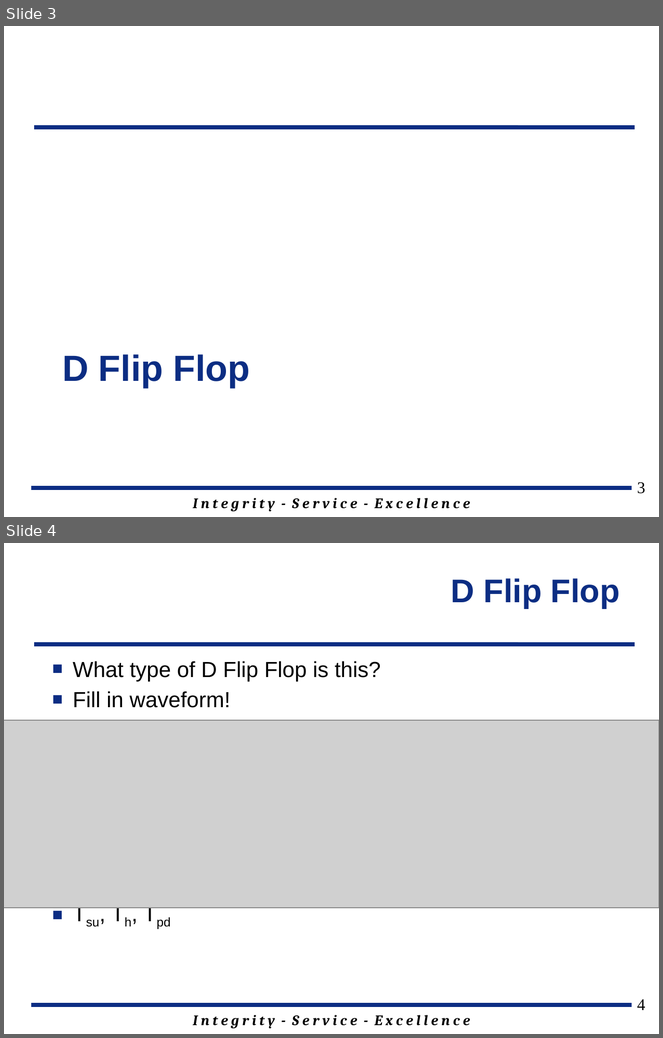
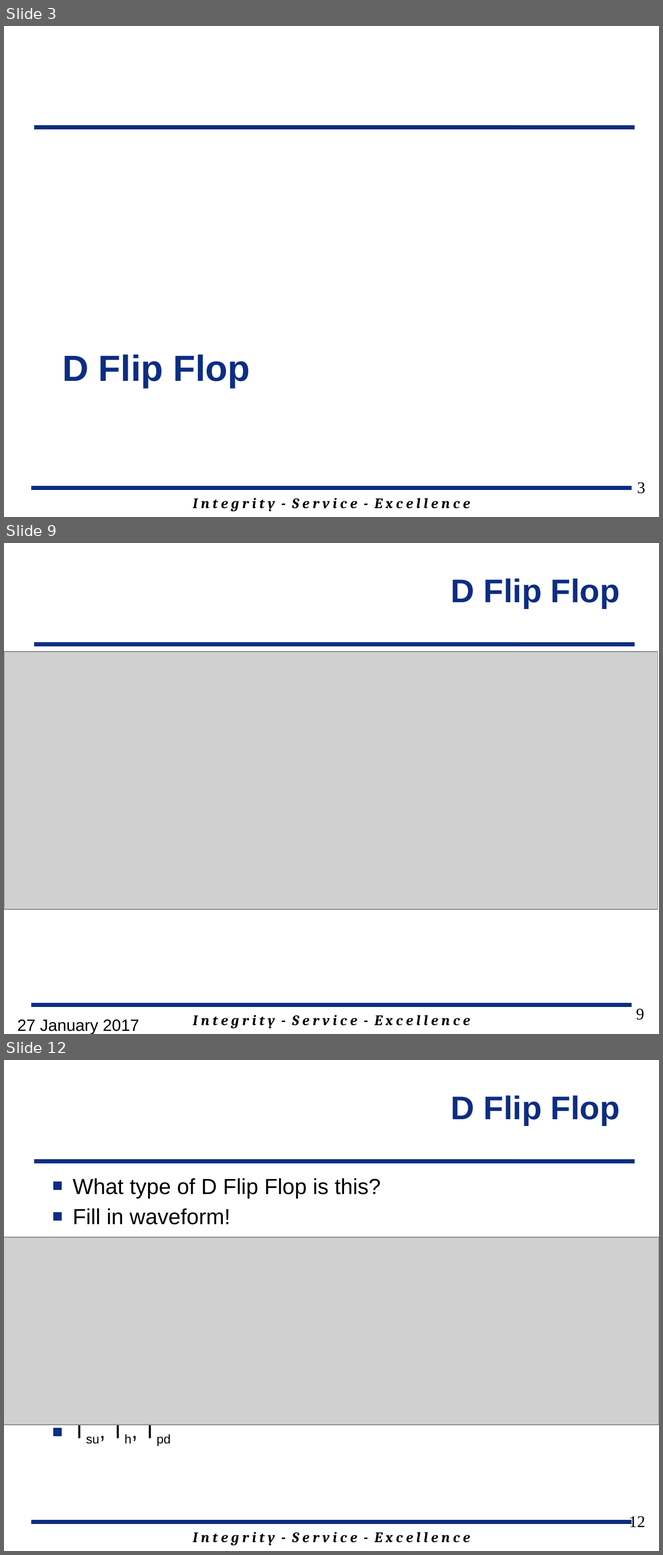
Before and after one commit to jfalkinburg/ECE383_web, a slide deck: lecture/slides/ECE_383_Lec9.pptx. Shown one above the other, each under a label of ours: slides 3 and 4 before the commit, slides 3, 9 and 12 after it; the slides between them are not shown. The pictures are 663x1038 and 663x1555 pixels, drawn with LibreOffice and Linux fonts; fonts in the diff are those of the drawing; grey boxes stand for pictures; background and template pictures are left out. Boxes give left, top, right and bottom in pixels: in the first picture for what was removed or moved away, otherwise in the second. Text is boxed around its words. In the diff, an @@ line names an element or a change of style, - is before the commit and + after.

```diff
--- a/lecture/slides/ECE_383_Lec9.pptx
+++ b/lecture/slides/ECE_383_Lec9.pptx
@@ slide 9 added at (x1=4, y1=543, x2=659, y2=1034), background #FFFFFF; not listed: 3 template elements that a slide beside it also shows @@
@@ title added at (x1=451, y1=578, x2=620, y2=608), 36 pt, text #0C2D83, bold @@
+D Flip Flop
@@ picture added at (x1=4, y1=652, x2=658, y2=910) @@
@@ page number added at (x1=636, y1=1009, x2=645, y2=1020), 18 pt, text #000000 @@
+9
@@ text added at (x1=18, y1=1020, x2=139, y2=1034), 18 pt, text #000000 @@
+27 January 2017
@@ what was slide 4 is now slide 12 @@
@@ page number at (x1=629, y1=1517, x2=645, y2=1527): text changed @@
-4
+12
```
Also in this commit, not shown: 1 slide changed, 13 other slides added, 2 slides removed, 2 other files.
